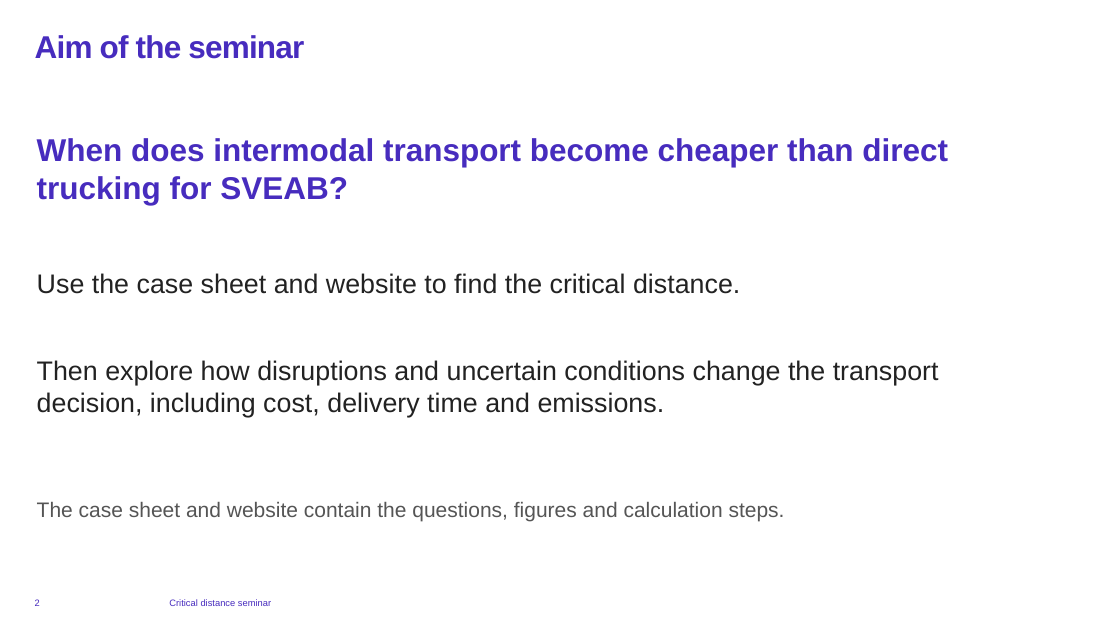
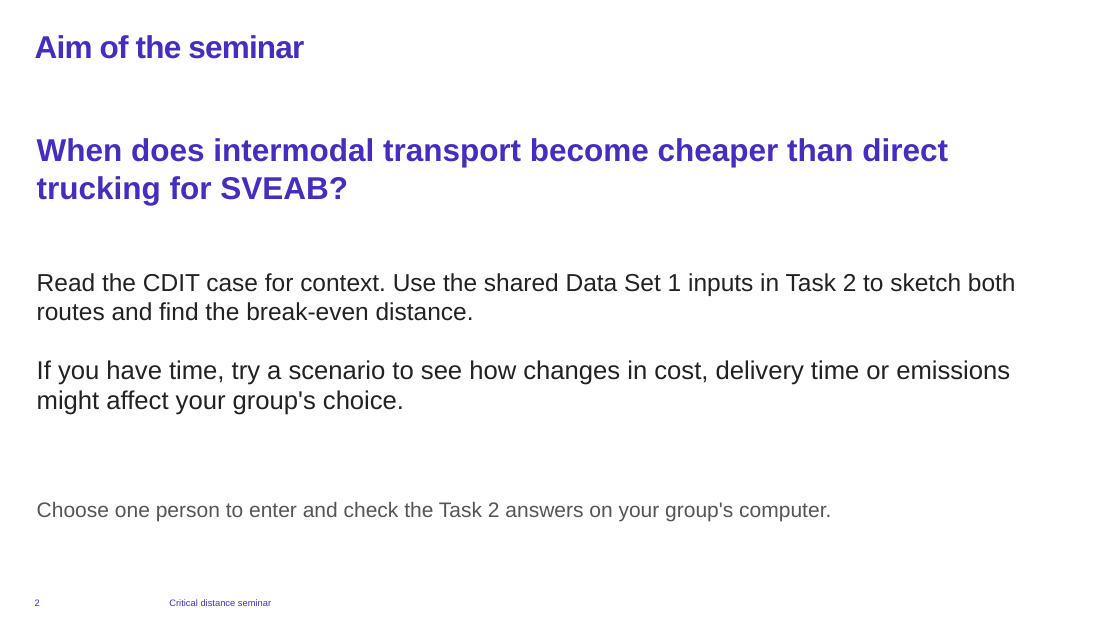
Before and after one commit to Chalmers06140/https-username.github.io, a slide deck: slide 2 of seminar/SVEAB Seminar - GitHub Pages.pptx. Drawn at 1120x630 pixels with LibreOffice and Linux fonts; fonts in the diff are those of the drawing; background and template pictures are left out. Boxes give left, top, right and bottom in pixels: in the first picture for what was removed or moved away, otherwise in the second. Text is boxed around its words. In the diff, an @@ line names an element or a change of style, - is before the commit and + after.

Commit message:
Clarify CDIT worksheet and make scenario exploration optional

```diff
--- a/seminar/SVEAB Seminar - GitHub Pages.pptx
+++ b/seminar/SVEAB Seminar - GitHub Pages.pptx
@@ text at bbox=[37, 273, 1016, 321]: text changed; size 23 to 21 pt @@
-Use the case sheet and website to find the critical distance.
+Read the CDIT case for context. Use the shared Data Set 1 inputs in Task 2 to sketch both routes and find the break-even distance.
@@ text at bbox=[37, 360, 1010, 415]: text changed; size 23 to 22 pt @@
-Then explore how disruptions and uncertain conditions change the transport decision, including cost, delivery time and emissions.
+If you have time, try a scenario to see how changes in cost, delivery time or emissions might affect your group's choice.
@@ text at bbox=[37, 502, 831, 521]: text changed @@
-The case sheet and website contain the questions, figures and calculation steps.
+Choose one person to enter and check the Task 2 answers on your group's computer.
```
Also in this commit, not shown: 4 other slides changed, 13 other files.
